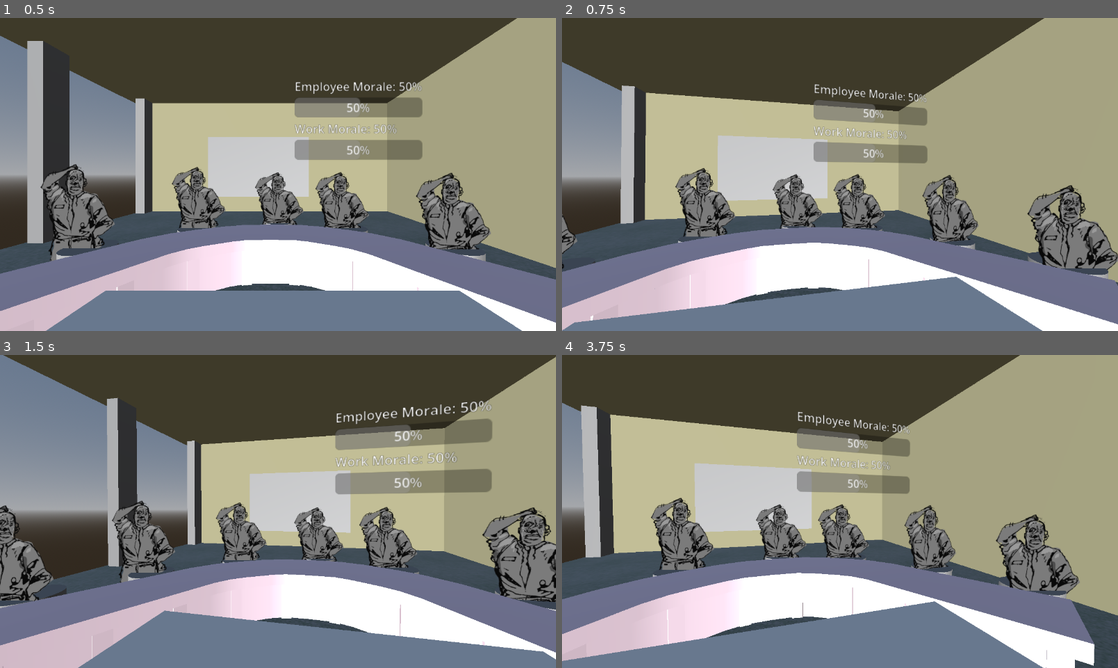
Above: before the commit, frames 1-4 (two rows, left to right).
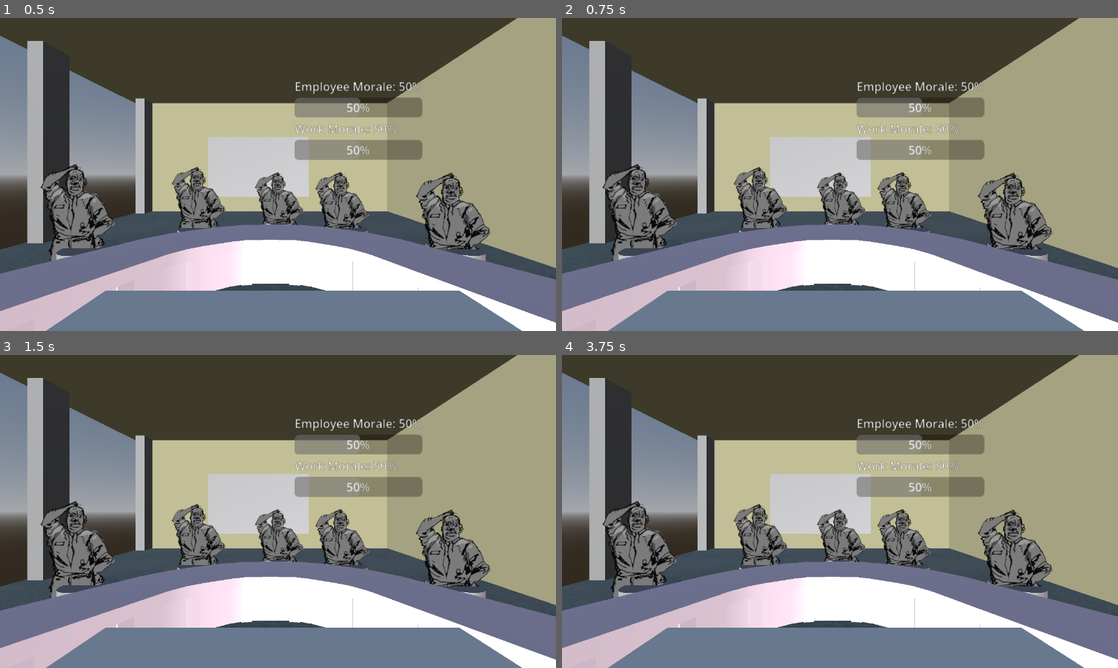
Above: after the commit, the same moments.

Repository: DebugCookie/FIB_GameJam
Game: Godot game, scene res://maxTestScene.tscn
Same seed, same stepped clock (60 frames per second), same inputs: the game is played once before the commit and once after it.
Inputs (mouse positions are in pixels of both pictures, inside the frame that each line leads up to):
- Up to frame 1 (0.5 s): no input
- Up to frame 2 (0.75 s): tap Enter (ui_accept) at 0.5 s; move the mouse to (867, 174) at 0.52 s; hold Up (ui_up) from 0.53 s (still down); click (867, 174) at 0.67 s
- Up to frame 3 (1.5 s): keep holding Up (ui_up); tap Enter (ui_accept) at 0.77, 1.25 s; move the mouse to (250, 511) at 1.27 s; click (250, 511) at 1.42 s
- Up to frame 4 (3.75 s): keep holding Up (ui_up); tap Enter (ui_accept) at 1.52, 2, 2.75, 3.02, 3.5 s; move the mouse to (851, 505) at 2.02 s; click (851, 505) at 2.17 s; move the mouse to (834, 517) at 2.77 s; click (834, 517) at 2.92 s; move the mouse to (878, 514) at 3.52 s; click (878, 514) at 3.67 s

Frame 1 is identical in both runs. In frame 2, 39% of the frame differs, in the area x 0-100%, y 0-100%; in frame 3, 42%; in frame 4, 41%.

Commit message:
Forgot a file

Diff:
--- a/camera_3d.gd
+++ b/camera_3d.gd
@@ -1,20 +1,95 @@
+#extends Camera3D
+#
+#@onready var camera_3d = $Camera3D
+#
+#const SPEED = 5.0
+#const JUMP_VELOCITY = 4.5
+#const CAMERA_SENS = 0.003
+## Get the gravity from the project settings to be synced with RigidBody nodes.
+#var gravity = ProjectSettings.get_setting("physics/3d/default_gravity")
+#
+#func _ready():
+	#Input.mouse_mode = Input.MOUSE_MODE_CONFINED
+	#
+#func _input(event):
+	#if event.is_action_pressed("ui_cancel"): get_tree().quit()
+	#
+	#if event is InputEventMouseMotion:
+		#rotation.y -= event.relative.x * CAMERA_SENS
+		#rotation.x -= event.relative.y * CAMERA_SENS
+		#rotation.x = clamp(rotation.x, -0.5, 1.2)
+
+
 extends Camera3D
 
 @onready var camera_3d = $Camera3D
 
-const SPEED = 5.0
-const JUMP_VELOCITY = 4.5
-const CAMERA_SENS = 0.003
-# Get the gravity from the project settings to be synced with RigidBody nodes.
-var gravity = ProjectSettings.get_setting("physics/3d/default_gravity")
+var camera
+var cameraLeft = false
+var cameraRight = false
+var cameraUp = false
+var cameraDown = false
 
-func _ready():
-	Input.mouse_mode = Input.MOUSE_MODE_CAPTURED
 
+const CAMERA_SENS = 0.03
+
+# Called every frame. 'delta' is the elapsed time since the previous frame.
+func _process(delta: float) -> void:
+	#var pos = Vector2(0,0)
+
+	#get_viewport().warp_mouse(pos)
+
+	if cameraLeft:
+		var mousePos = get_viewport().get_mouse_position()
+		var res = get_viewport().get_visible_rect().size
+		if mousePos.x < res.x/4:
+			rotation.y += CAMERA_SENS
+			#rotation.x = clamp(rotation.x, -0.5, 1.2)
+		else:
+			cameraLeft = false
+	if cameraRight:
+		var mousePos = get_viewport().get_mouse_position()
+		var res = get_viewport().get_visible_rect().size
+		if mousePos.x > (res.x - res.x/4):
+			rotation.y -= CAMERA_SENS
+		else:
+			cameraRight = false
+
+	if cameraUp:
+		var mousePos = get_viewport().get_mouse_position()
+		var res = get_viewport().get_visible_rect().size
+		if mousePos.y < res.y/4:
+			rotation.x += CAMERA_SENS
+			#rotation.x = clamp(rotation.x, -0.5, 1.2)
+		else:
+			cameraUp = false
+	if cameraDown:
+		var mousePos = get_viewport().get_mouse_position()
+		var res = get_viewport().get_visible_rect().size
+		if mousePos.y > (res.y - res.y/4):
+			rotation.x -= CAMERA_SENS
+		else:
+			cameraDown = false
+
+
+const RAY_LENGTH = 1000
+
+
+
+#func _ready():
+	#Input.mouse_mode = Input.MOUSE_MODE_CONFINED
+	#
 func _input(event):
 	if event.is_action_pressed("ui_cancel"): get_tree().quit()
 
 	if event is InputEventMouseMotion:
-		rotation.y -= event.relative.x * CAMERA_SENS
-		rotation.x -= event.relative.y * CAMERA_SENS
-		rotation.x = clamp(rotation.x, -0.5, 1.2)
+		var mousePos = get_viewport().get_mouse_position()
+		var res = get_viewport().get_visible_rect().size
+		if mousePos.x < res.x/4:
+			cameraLeft = true
+		if mousePos.x > (res.x - res.x/4):
+			cameraRight = true
+		if mousePos.y < res.y/4:
+			cameraUp = true
+		if mousePos.y > (res.y - res.y/4):
+			cameraDown = true
